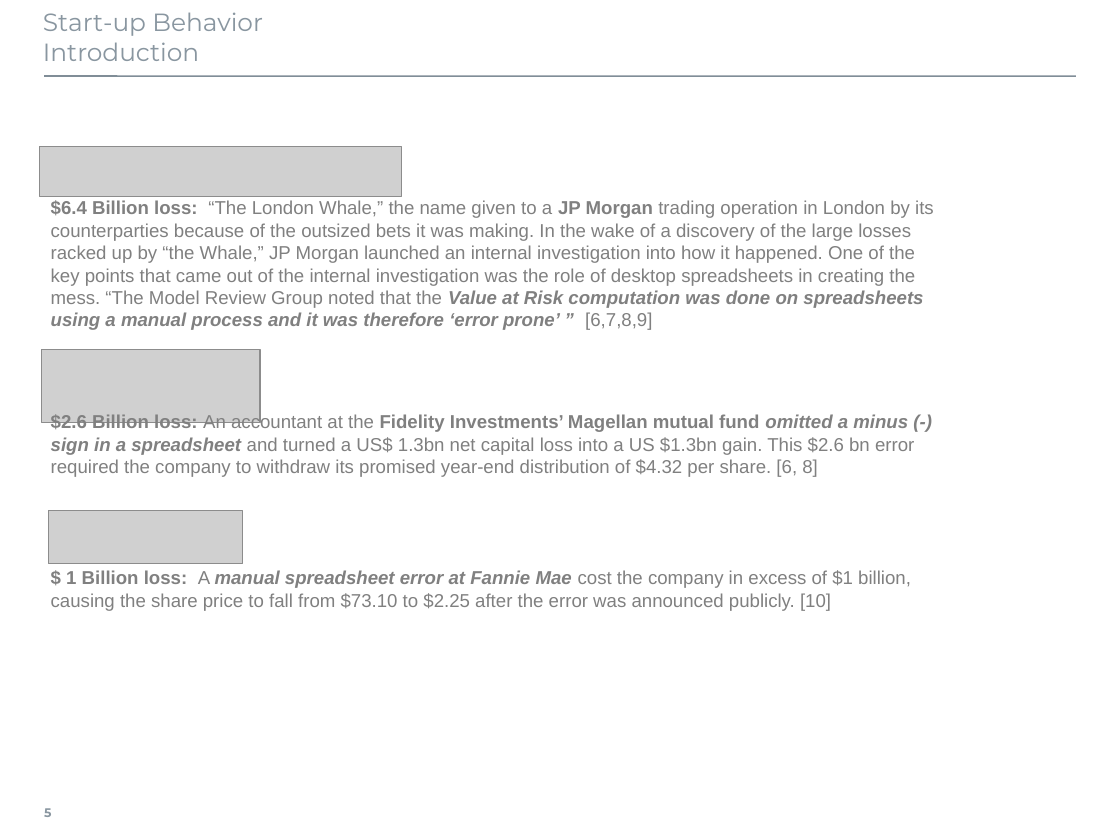
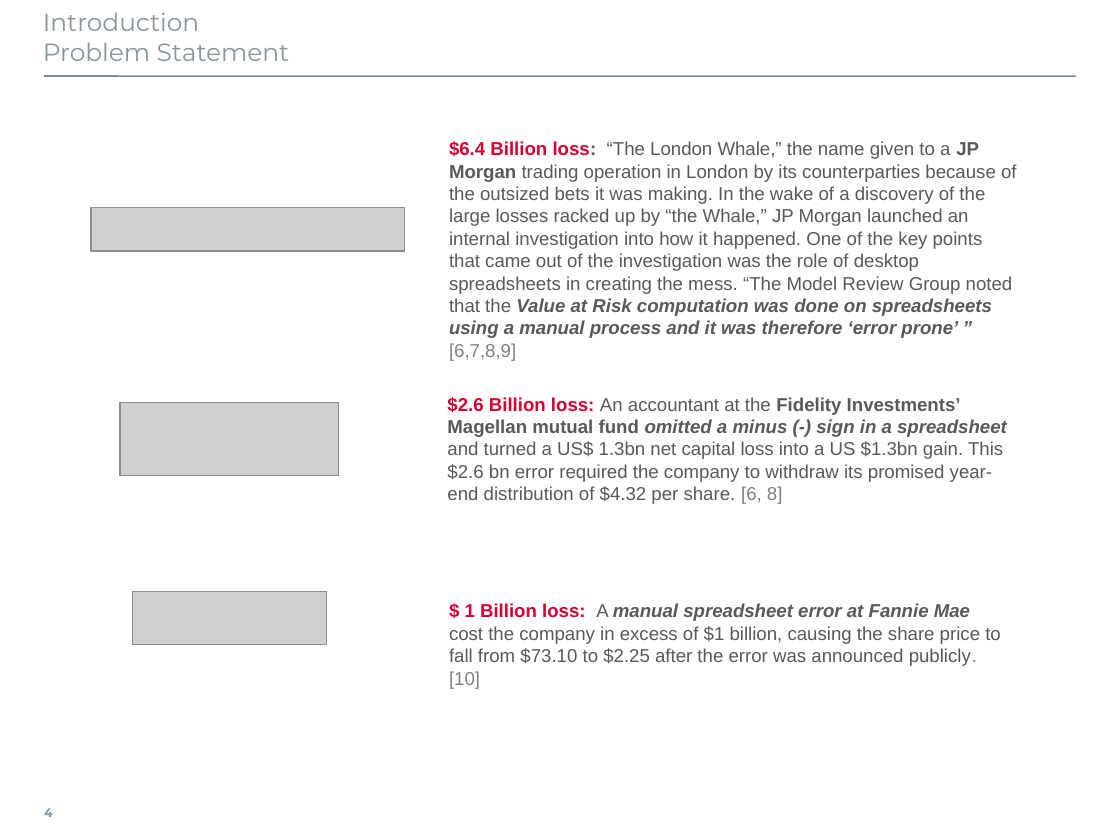
Before and after one commit to georgzurbonsen/B4P_Docu_Maker, a slide deck: slide 4 of source-docs/B4P_Illustrations.pptx (slide 5 before the commit). Drawn at 1120x840 pixels with LibreOffice and Linux fonts; fonts in the diff are those of the drawing; grey boxes stand for pictures. Boxes give left, top, right and bottom in pixels: in the first picture for what was removed or moved away, otherwise in the second. Text is boxed around its words. In the diff, an @@ line names an element or a change of style, - is before the commit and + after.

```diff
--- a/source-docs/B4P_Illustrations.pptx
+++ b/source-docs/B4P_Illustrations.pptx
@@ title at (43, 12, 290, 61): text changed @@
-Start-up Behavior
-Introduction
+Introduction
+Problem Statement
@@ text at (449, 141, 1017, 361): text changed; text colour #808080 to #595959 @@
-$6.4 Billion loss: “The London Whale,” the name given to a JP Morgan trading operation in London by its counterparties because of the outsized bets it was making. In the wake of a discovery of the large losses racked up by “the Whale,” JP Morgan launched an internal investigation into how it happened. One of the key points that came out of the internal investigation was the role of desktop spreadsheets in creating the mess. “The Model Review Group noted that the Value at Risk computation was done on spreadsheets using a manual process and it was therefore ‘error prone’ ” [6,7,8,9]
+$6.4 Billion loss: “The London Whale,” the name given to a JP Morgan trading operation in London by its counterparties because of the outsized bets it was making. In the wake of a discovery of the large losses racked up by “the Whale,” JP Morgan launched an internal investigation into how it happened. One of the key points that came out of the investigation was the role of desktop spreadsheets in creating the mess. “The Model Review Group noted that the Value at Risk computation was done on spreadsheets using a manual process and it was therefore ‘error prone’ ” [6,7,8,9]
@@ picture: place and size @@
-picture at (39, 147, 401, 197)
+picture at (91, 207, 404, 251)
@@ text "$2.6 Billion loss: An accountant ...": place and size @@
-text "$2.6 Billion loss: An accountant ..." at (51, 414, 914, 477)
+text "$2.6 Billion loss: An accountant ..." at (447, 397, 1007, 504)
@@ text "$2.6 Billion loss: An accountant ..." at (447, 397, 1007, 504): text colour #808080 to #D50032 in "$2.6 Billion loss:"; text colour #808080 to #595959 @@
@@ picture: place and size @@
-picture at (41, 349, 260, 422)
+picture at (120, 402, 338, 475)
@@ picture: place and size @@
-picture at (48, 511, 242, 564)
+picture at (132, 591, 326, 645)
@@ text "$ 1 Billion loss: A ...": place and size @@
-text "$ 1 Billion loss: A ..." at (51, 570, 911, 611)
+text "$ 1 Billion loss: A ..." at (449, 603, 1001, 689)
@@ text "$ 1 Billion loss: A ..." at (449, 603, 1001, 689): text colour #808080 to #D50032 in "$ 1 Billion loss:"; text colour #808080 to #595959 in "A manual spreadsheet error at Fannie Mae ..." @@
@@ page number at (44, 808, 53, 817): text changed @@
-5
+4
```
Also in this commit, not shown: 6 other slides changed, 1 slide removed, 3 other files.
